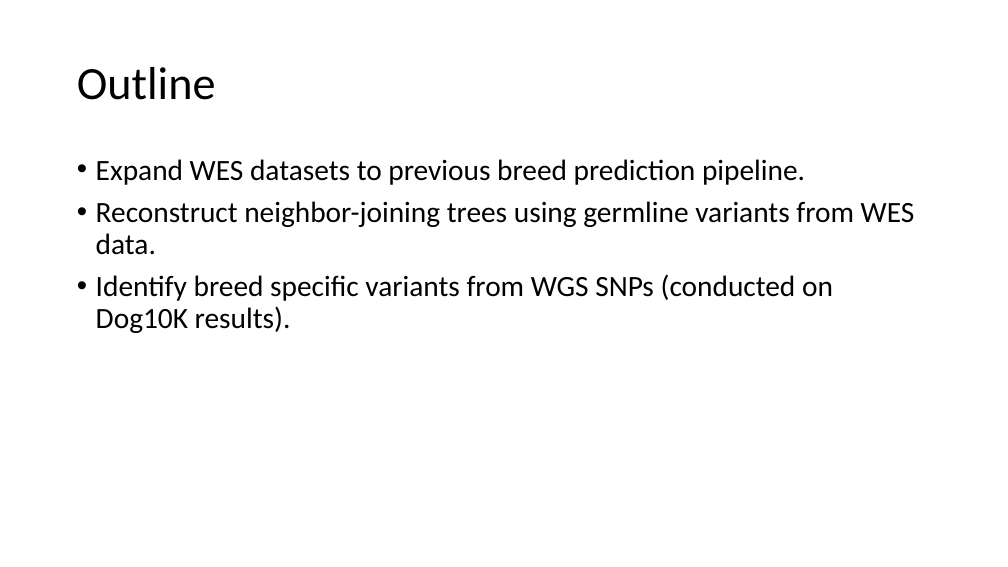
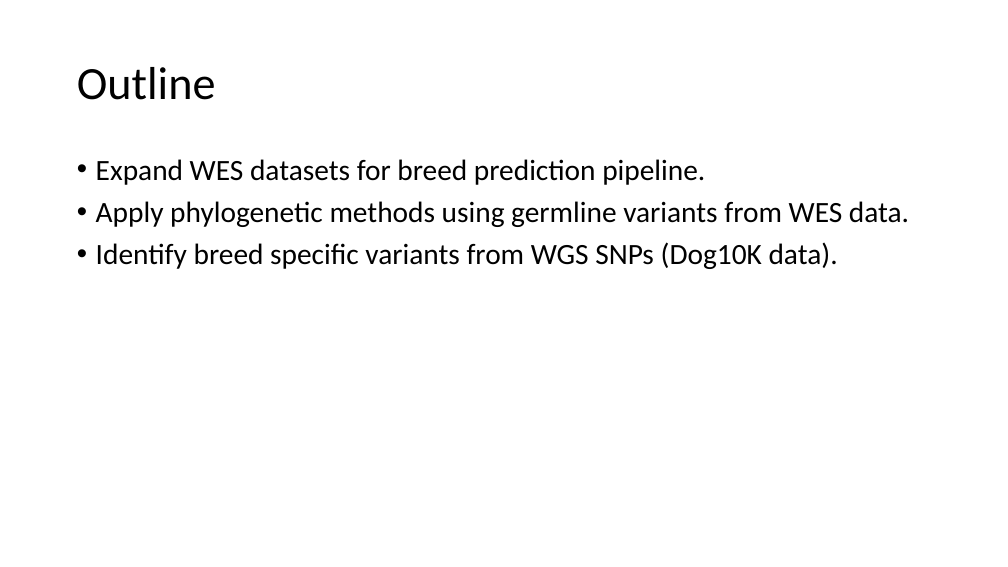
Before and after one commit to JingxuanChen7/canine_tumor_wes, a slide deck: slide 4 of doc/LabMeeting120123.pptx. Drawn at 1008x567 pixels with LibreOffice and Linux fonts; fonts in the diff are those of the drawing. Boxes give left, top, right and bottom in pixels: in the first picture for what was removed or moved away, otherwise in the second. Text is boxed around its words. In the diff, an @@ line names an element or a change of style, - is before the commit and + after.

```diff
--- a/doc/LabMeeting120123.pptx
+++ b/doc/LabMeeting120123.pptx
@@ text at bbox=[96, 159, 909, 269]: text changed @@
-• Expand WES datasets to previous breed prediction pipeline.
-• Reconstruct neighbor-joining trees using germline variants from WES data.
-• Identify breed specific variants from WGS SNPs (conducted on Dog10K results).
+• Expand WES datasets for breed prediction pipeline.
+• Apply phylogenetic methods using germline variants from WES data.
+• Identify breed specific variants from WGS SNPs (Dog10K data).
```
Also in this commit, not shown: 5 other slides changed, 2 slides added, 5 other files.
